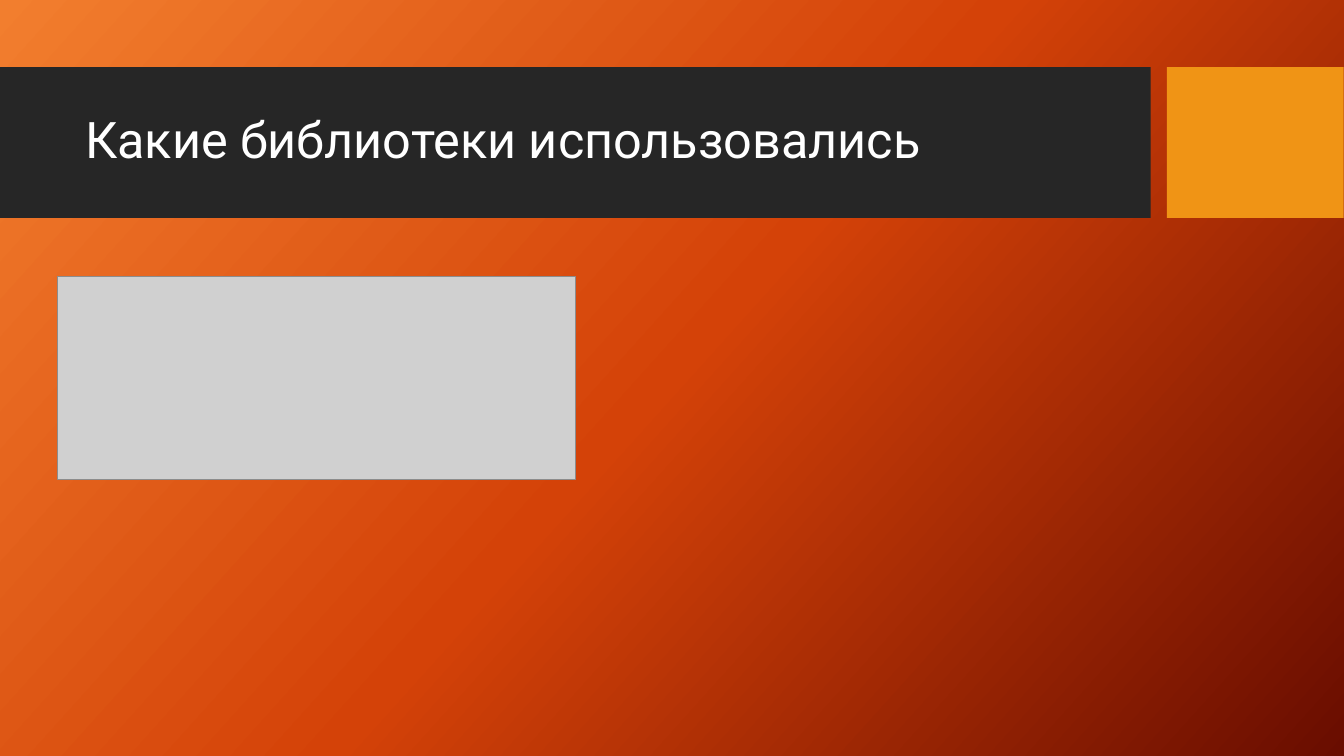
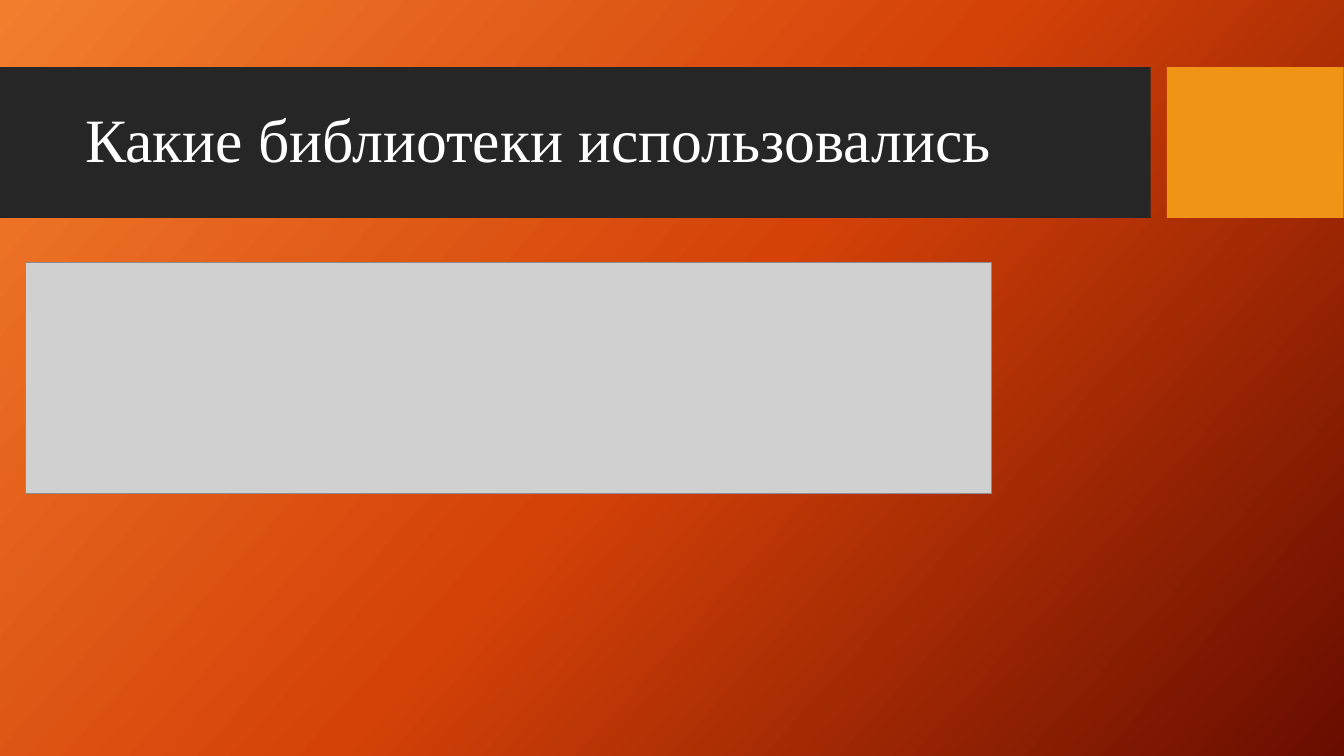
Before and after one commit to platonoid/tg_botan, a slide deck: slide 3 of Стас спасибо за детство.pptx. Drawn at 1344x756 pixels with LibreOffice and Linux fonts; fonts in the diff are those of the drawing; grey boxes stand for pictures; background and template pictures are left out. Boxes give left, top, right and bottom in pixels: in the first picture for what was removed or moved away, otherwise in the second. Text is boxed around its words. In the diff, an @@ line names an element or a change of style, - is before the commit and + after.

```diff
--- a/Стас спасибо за детство.pptx
+++ b/Стас спасибо за детство.pptx
@@ title "Какие библиотеки использовались" at [85, 118, 990, 163]: size 36 to 44 pt, font Roboto to Times New Roman @@
@@ picture added at [25, 263, 991, 493] @@
@@ picture removed at [57, 276, 576, 480] @@
```
Also in this commit, not shown: 3 other slides changed, 1 slide added.
